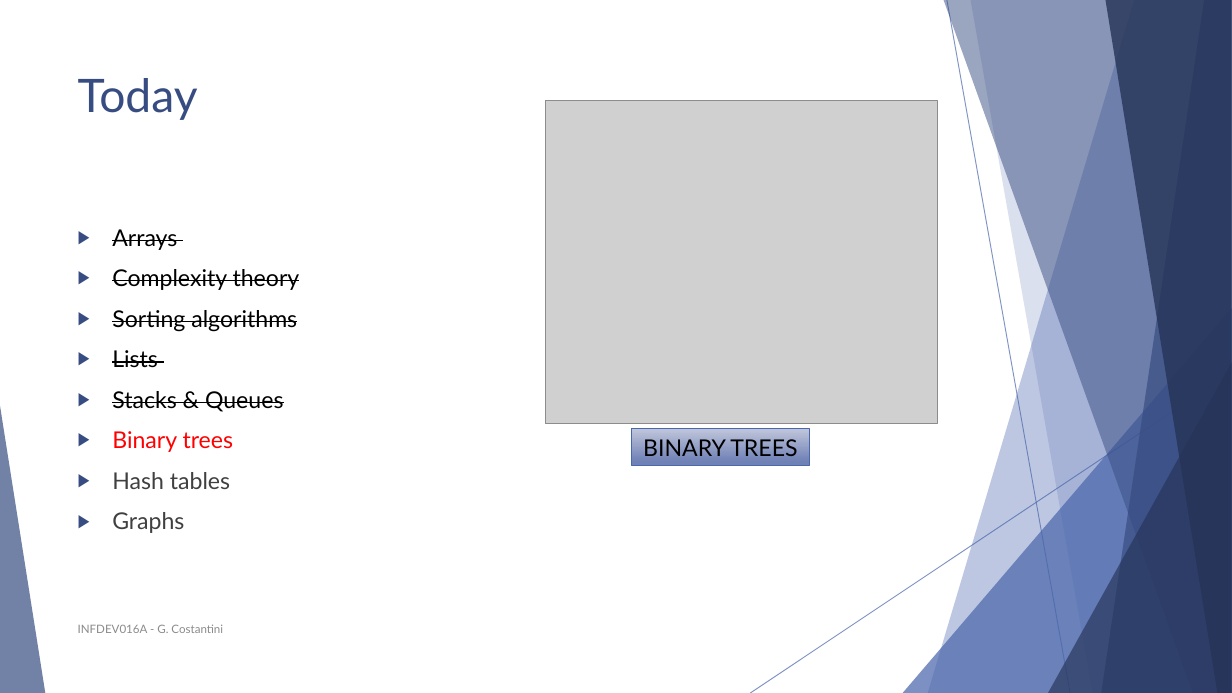
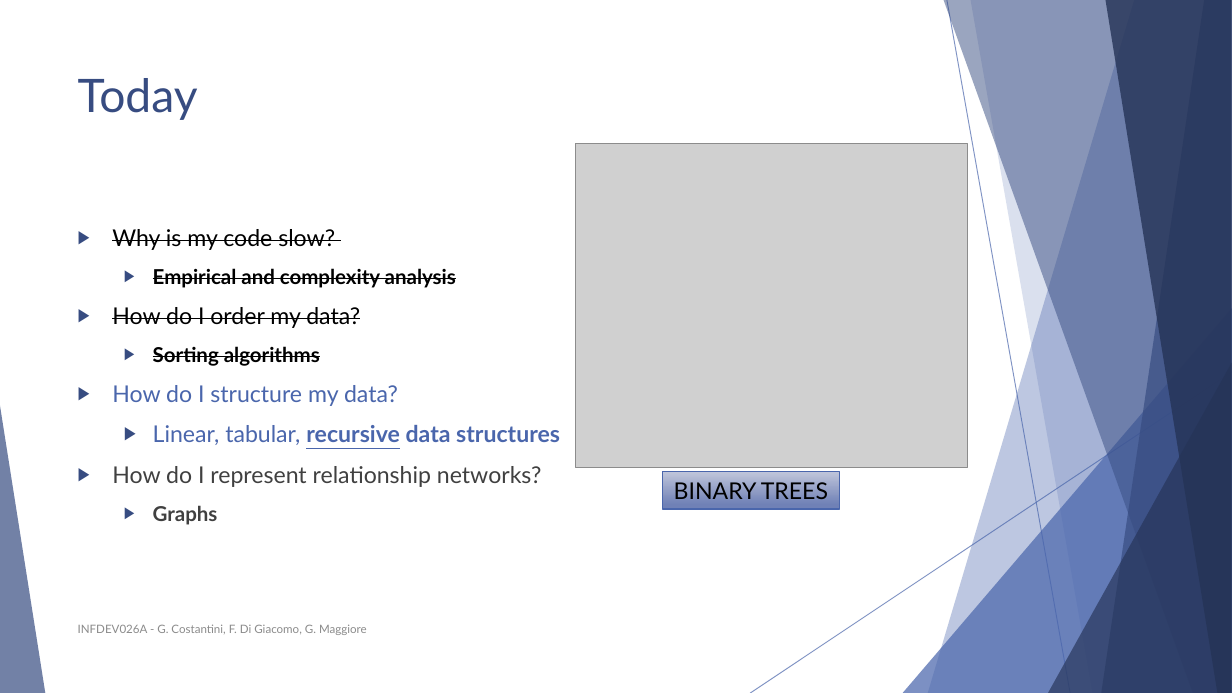
Before and after one commit to polyanos/INFDEV01-6A, a slide deck: slide 2 of Slides/Week 4 - Binary trees.pptx. Drawn at 1232x693 pixels with LibreOffice and Linux fonts; fonts in the diff are those of the drawing; grey boxes stand for pictures. Boxes give left, top, right and bottom in pixels: in the first picture for what was removed or moved away, otherwise in the second. Text is boxed around its words. In the diff, an @@ line names an element or a change of style, - is before the commit and + after.

```diff
--- a/Slides/Week 4 - Binary trees.pptx
+++ b/Slides/Week 4 - Binary trees.pptx
@@ picture: place and size @@
-picture at (545,100,937,423)
+picture at (576,143,968,467)
@@ text at (112,229,360,328): text changed @@
-▶ Arrays
-▶ Complexity theory
+▶ Why is my code slow?
+  ▶ Empirical and complexity analysis
+▶ How do I order my data?
@@ text at (153,346,320,525): size 18 to 16 pt, bold on in "Sorting algorithms", "Graphs"; list level 1 to 2 in "Sorting algorithms"; list level 1 to 2 in "Graphs" @@
@@ text at (112,385,560,487): text changed; text colour #000000 to #4A66AC @@
-▶ Lists
-▶ Stacks & Queues
-▶ Binary trees
-▶ Hash tables
+▶ How do I structure my data?
+  ▶ Linear, tabular, recursive data structures
+▶ How do I represent relationship networks?
@@ rectangle "BINARY TREES": place and size @@
-rectangle "BINARY TREES" at (632,429,810,466)
+rectangle "BINARY TREES" at (663,471,840,508)
@@ text at (78,624,367,635): text changed @@
-INFDEV016A - G. Costantini
+INFDEV026A - G. Costantini, F. Di Giacomo, G. Maggiore
```
Also in this commit, not shown: 43 other slides changed, 12 slides added, 7 slides removed.
